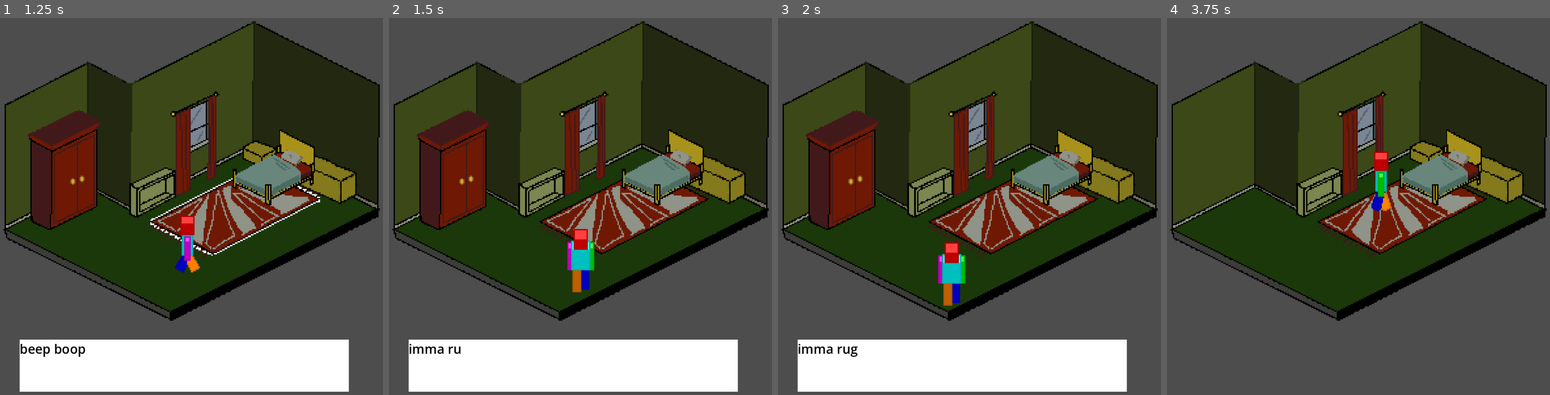
Above: before the commit, frames 1-4 (left to right).
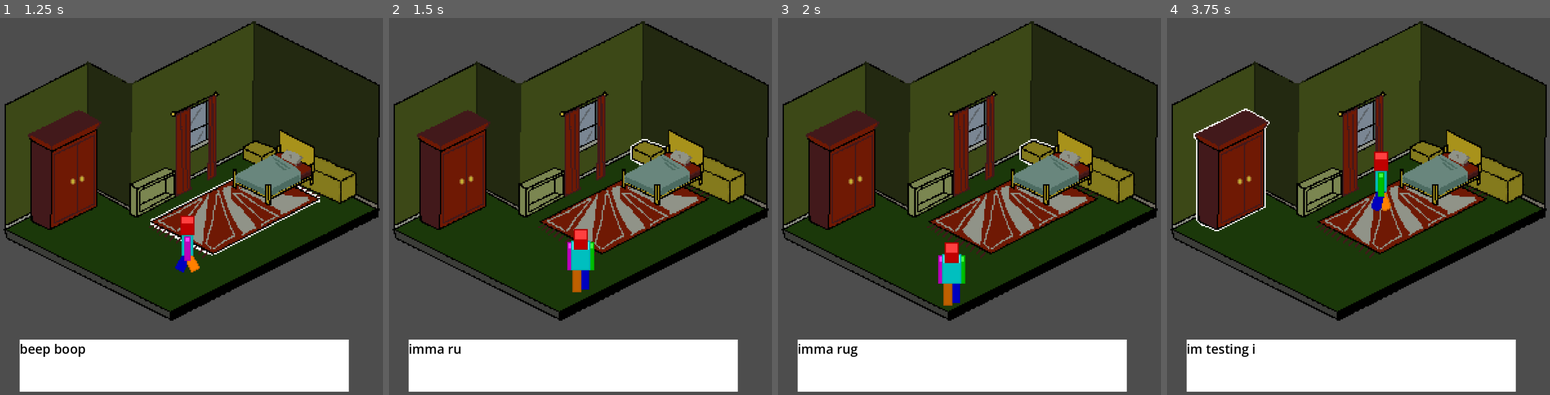
Above: after the commit, the same moments.

Repository: UMKC-GDT/Team2sprint
Game: Godot game, scene res://Scenes/Bedroom.tscn
Same seed, same stepped clock (60 frames per second), same inputs: the game is played once before the commit and once after it.
Inputs (mouse positions are in pixels of both pictures, inside the frame that each line leads up to):
- Up to frame 1 (1.25 s): tap Enter at 0.5 s; move the mouse to (248, 206) at 0.52 s; press the mouse at (248, 206) at 0.53 s; hold Right (move_right) from 0.53 s (still down)
- Up to frame 2 (1.5 s): move the mouse to (649, 149) at 1.27 s; release Right (move_right) at 1.28 s; release the mouse at (649, 149) at 1.28 s; hold Down (move_down) from 1.28 s (still down); click (649, 149) at 1.35 s
- Up to frame 3 (2 s): keep holding Down (move_down)
- Up to frame 4 (3.75 s): move the mouse to (1507, 176) at 2.02 s; release Down (move_down) at 2.03 s; press the mouse at (1507, 176) at 2.03 s; hold Right (move_right) 2.03-2.78 s; move the mouse to (1446, 165) at 2.77 s; release the mouse at (1446, 165) at 2.78 s; hold W (move_up) 2.78-3.53 s; click (1446, 165) at 2.85 s; move the mouse to (1232, 161) at 3.52 s; press the mouse at (1232, 161) at 3.53 s; hold Left (move_left) from 3.53 s (still down)

Frame 1 is identical in both runs. In frame 2, 0.4% of the frame differs, in the area x 62-73%, y 32-40%; in frame 3, 0.4%; in frame 4, 17%, in the area x 5-92%, y 23-100%.

Commit message:
added hover sprites, cleaned up dialogue bugs

Diff:
--- a/Scenes/Bedroom.tscn
+++ b/Scenes/Bedroom.tscn
@@ -6,12 +6,18 @@
 [ext_resource type="Texture2D" uid="uid://dmwe8qxtcytd1" path="res://Assets/V1_BGandAssets-20260928T203720Z-1-001/V1_BGandAssets/carpet-hover.png" id="3_rsf82"]
 [ext_resource type="PackedScene" uid="uid://8k1a80squec0" path="res://Scenes/bedrooom_objects/nightstand.tscn" id="4_o0d8c"]
 [ext_resource type="PackedScene" uid="uid://coxoi58qf3bcn" path="res://Scenes/bedrooom_objects/dresser.tscn" id="5_o633n"]
+[ext_resource type="Texture2D" uid="uid://g3rhtbxyfrhh" path="res://Assets/V1_BGandAssets-20260928T203720Z-1-001/V1_BGandAssets/placeholder_block_hover.png" id="5_r48xv"]
 [ext_resource type="PackedScene" uid="uid://8yswdmachr33" path="res://Scenes/bedrooom_objects/bed.tscn" id="6_rsf82"]
+[ext_resource type="Texture2D" uid="uid://cmqxmeu3jtluc" path="res://Assets/V1_BGandAssets-20260928T203720Z-1-001/V1_BGandAssets/bigger+placeholder_block_hover.png" id="7_c8h7i"]
 [ext_resource type="PackedScene" uid="uid://7sn7hra0hy3g" path="res://Scenes/bedrooom_objects/wardrobe.tscn" id="7_qt6gd"]
 [ext_resource type="PackedScene" uid="uid://di46rsmtr4wyk" path="res://Scenes/bedrooom_objects/shoebox.tscn" id="8_t6n27"]
 [ext_resource type="PackedScene" uid="uid://c0yh2j1q1ttop" path="res://Scenes/bedrooom_objects/curtains.tscn" id="9_23pcv"]
+[ext_resource type="Texture2D" uid="uid://duuhvsmhw814y" path="res://Assets/V1_BGandAssets-20260928T203720Z-1-001/V1_BGandAssets/bed_hover.png" id="9_jjrne"]
 [ext_resource type="Script" uid="uid://blolag0nqs876" path="res://Scenes/dialogue_box.gd" id="10_o0d8c"]
+[ext_resource type="Texture2D" uid="uid://qo6ats6m3a46" path="res://Assets/V1_BGandAssets-20260928T203720Z-1-001/V1_BGandAssets/closet_hover.png" id="11_7w4da"]
 [ext_resource type="Script" uid="uid://diclifvn2d7mu" path="res://Scenes/run_dialogue.gd" id="11_o633n"]
+[ext_resource type="Texture2D" uid="uid://di5r4i30jixu1" path="res://Assets/V1_BGandAssets-20260928T203720Z-1-001/V1_BGandAssets/weird_cabinet_hover.png" id="13_av51l"]
+[ext_resource type="Texture2D" uid="uid://bdpt1ong45jk3" path="res://Assets/V1_BGandAssets-20260928T203720Z-1-001/V1_BGandAssets/curtains_hover.png" id="15_ad3fp"]
 
 [sub_resource type="RectangleShape2D" id="RectangleShape2D_f7e2x"]
 size = Vector2(611.9302, 12.935608)
@@ -90,21 +96,27 @@
 
 [node name="Nightstand" parent="Bedroom_Items" unique_id=1508232984 instance=ExtResource("4_o0d8c")]
 position = Vector2(674.4375, 510.9375)
+highlight_texture = ExtResource("5_r48xv")
 
 [node name="Dresser" parent="Bedroom_Items" unique_id=382749505 instance=ExtResource("5_o633n")]
 position = Vector2(856, 578)
+highlight_texture = ExtResource("7_c8h7i")
 
 [node name="Bed" parent="Bedroom_Items" unique_id=1699425684 instance=ExtResource("6_rsf82")]
 position = Vector2(714, 546.99994)
+highlight_texture = ExtResource("9_jjrne")
 
 [node name="Wardrobe" parent="Bedroom_Items" unique_id=1144019204 instance=ExtResource("7_qt6gd")]
 position = Vector2(215, 545.00006)
+highlight_texture = ExtResource("11_7w4da")
 
 [node name="Shelf" parent="Bedroom_Items" unique_id=1713826047 instance=ExtResource("8_t6n27")]
 position = Vector2(441, 594)
+highlight_texture = ExtResource("13_av51l")
 
 [node name="Curtains" parent="Bedroom_Items" unique_id=1852586239 instance=ExtResource("9_23pcv")]
 position = Vector2(545, 504)
+highlight_texture = ExtResource("15_ad3fp")
 
 [node name="Character" parent="." unique_id=1049770983 instance=ExtResource("2_0y5hw")]
 position = Vector2(360, 637)
--- a/Scenes/bedrooom_objects/wardrobe.tscn
+++ b/Scenes/bedrooom_objects/wardrobe.tscn
@@ -13,5 +13,6 @@
 [node name="CollisionPolygon2D" type="CollisionPolygon2D" parent="Area2D" unique_id=543231952]
 polygon = PackedVector2Array(-26.19829, -18.616623, 11.275213, -39.227882, 26.861536, -32.24665, 25.866665, 33.57641, -10.280341, 52.19303, -26.529913, 46.541557)
 
+[connection signal="input_event" from="Area2D" to="." method="_on_area_2d_input_event"]
 [connection signal="mouse_entered" from="Area2D" to="." method="_on_area_2d_mouse_entered"]
 [connection signal="mouse_exited" from="Area2D" to="." method="_on_area_2d_mouse_exited"]
--- a/Scenes/dialogue_box.gd
+++ b/Scenes/dialogue_box.gd
@@ -8,9 +8,10 @@
 
 #objects in the room call this function
 #the dialogue text is stored on the object itself
-func trigger_dialogue(text: Array):
-	textBox.set_lines(text)
-	textBox.set_running(true)
+func trigger_dialogue(text: Array, ran_once: bool = false):
+	if !textBox.running_dialogue and !ran_once:
+		textBox.set_lines(text)
+		textBox.set_running(true)
 
 #ends the dialogue box
 func _on_dialogue_done() -> void:
--- a/Scripts/bedroom_objects/rug.gd
+++ b/Scripts/bedroom_objects/rug.gd
@@ -14,11 +14,15 @@
 	mouse_on = false
 	self.texture = main_texture
 
-var text = ["beep boop", "imma rug", "ooOOooOOo spooky", "hahaha"]
-
-#i added thisfor dialogue  -Cameron
+#i added this for dialogue  -Cameron
+var text = ["beep boop", "imma rug", "ooOOooOOo spooky"]
+var dailogue_run_count = 0
 #this signal is triggered when anything interacts with the area2D
 func _on_area_2d_input_event(viewport: Node, event: InputEvent, shape_idx: int) -> void:
 	#if mouse clicks the rug
 	if event is InputEventMouseButton and event.button_index == MOUSE_BUTTON_LEFT and event.pressed:
-		%DialogueBox.trigger_dialogue(text) #trigger dialogue with whatever the rug reveals
+		#this triggers dialogue with whatever text the rug reveals, and will only run once
+		%DialogueBox.trigger_dialogue(text, dailogue_run_count > 0)
+
+		#after running once, it'll increment this count and not run again
+		dailogue_run_count = dailogue_run_count + 1
--- a/Scripts/bedroom_objects/wardrobe.gd
+++ b/Scripts/bedroom_objects/wardrobe.gd
@@ -13,3 +13,15 @@
 func _on_area_2d_mouse_exited() -> void:
 	mouse_on = false
 	self.texture = main_texture
+
+
+#i added this for dialogue  -Cameron
+var text = ["im testing if this will fuck up dialogue", "i bet that id does"]
+
+#this signal is triggered when anything interacts with the area2D
+func _on_area_2d_input_event(viewport: Node, event: InputEvent, shape_idx: int) -> void:
+	#if mouse clicks the closet
+	if event is InputEventMouseButton and event.button_index == MOUSE_BUTTON_LEFT and event.pressed:
+		#triggers dialogue with whatever text the wardrobe reveals
+		%DialogueBox.trigger_dialogue(text)
+			#unlike the rug, this will keep triggering the same dialogue after it plays once
Binary file added: Assets/V1_BGandAssets-20260928T203720Z-1-001/V1_BGandAssets/bed_hover.png
Not shown, added: Assets/V1_BGandAssets-20260928T203720Z-1-001/V1_BGandAssets/bed_hover.png.import
Binary file added: Assets/V1_BGandAssets-20260928T203720Z-1-001/V1_BGandAssets/bigger+placeholder_block_hover.png
Not shown, added: Assets/V1_BGandAssets-20260928T203720Z-1-001/V1_BGandAssets/bigger+placeholder_block_hover.png.import
Binary file added: Assets/V1_BGandAssets-20260928T203720Z-1-001/V1_BGandAssets/closet_hover.png
Not shown, added: Assets/V1_BGandAssets-20260928T203720Z-1-001/V1_BGandAssets/closet_hover.png.import
Binary file added: Assets/V1_BGandAssets-20260928T203720Z-1-001/V1_BGandAssets/curtains_hover.png
Not shown, added: Assets/V1_BGandAssets-20260928T203720Z-1-001/V1_BGandAssets/curtains_hover.png.import
Binary file added: Assets/V1_BGandAssets-20260928T203720Z-1-001/V1_BGandAssets/placeholder_block_hover.png
Not shown, added: Assets/V1_BGandAssets-20260928T203720Z-1-001/V1_BGandAssets/placeholder_block_hover.png.import
Binary file added: Assets/V1_BGandAssets-20260928T203720Z-1-001/V1_BGandAssets/weird_cabinet_hover.png
Not shown, added: Assets/V1_BGandAssets-20260928T203720Z-1-001/V1_BGandAssets/weird_cabinet_hover.png.import
